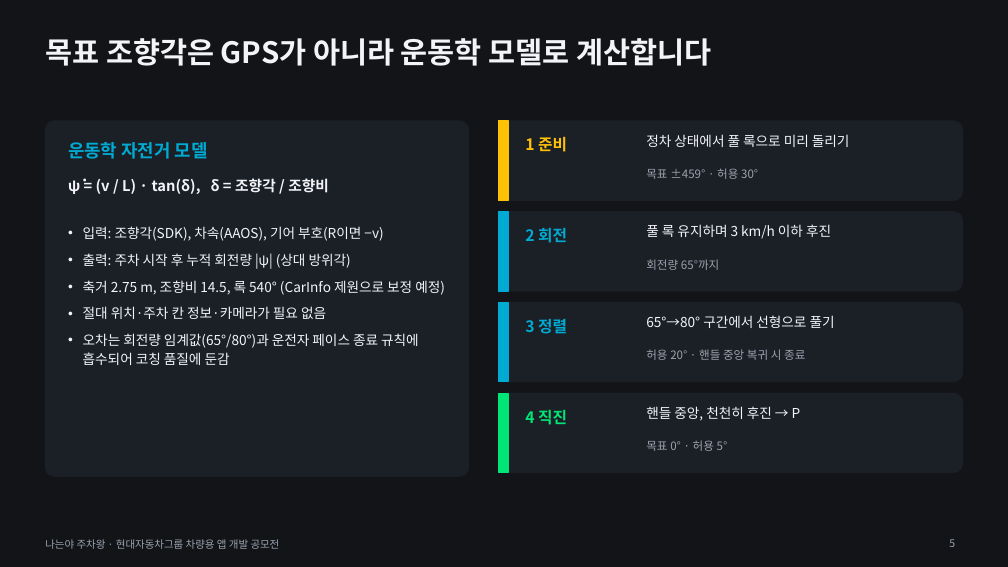
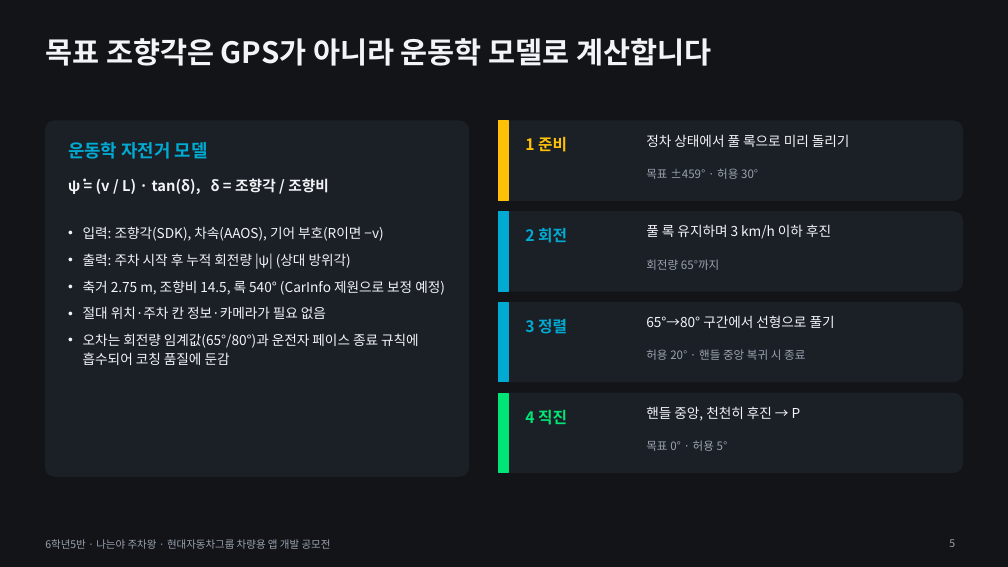
Before and after one commit to skyworker104/pleos-steerin, a slide deck: slide 5 of 나는야_주차왕_발표자료_v2.pptx. Drawn at 1008x567 pixels with LibreOffice and Linux fonts; fonts in the diff are those of the drawing. Boxes give left, top, right and bottom in pixels: in the first picture for what was removed or moved away, otherwise in the second. Text is boxed around its words. In the diff, an @@ line names an element or a change of style, - is before the commit and + after.

```diff
--- a/나는야_주차왕_발표자료_v2.pptx
+++ b/나는야_주차왕_발표자료_v2.pptx
@@ text at bbox=[45, 539, 331, 549]: text changed @@
-나는야 주차왕 · 현대자동차그룹 차량용 앱 개발 공모전
+6학년5반 · 나는야 주차왕 · 현대자동차그룹 차량용 앱 개발 공모전
```
Also in this commit, not shown: 10 other slides changed, 15 other files.
